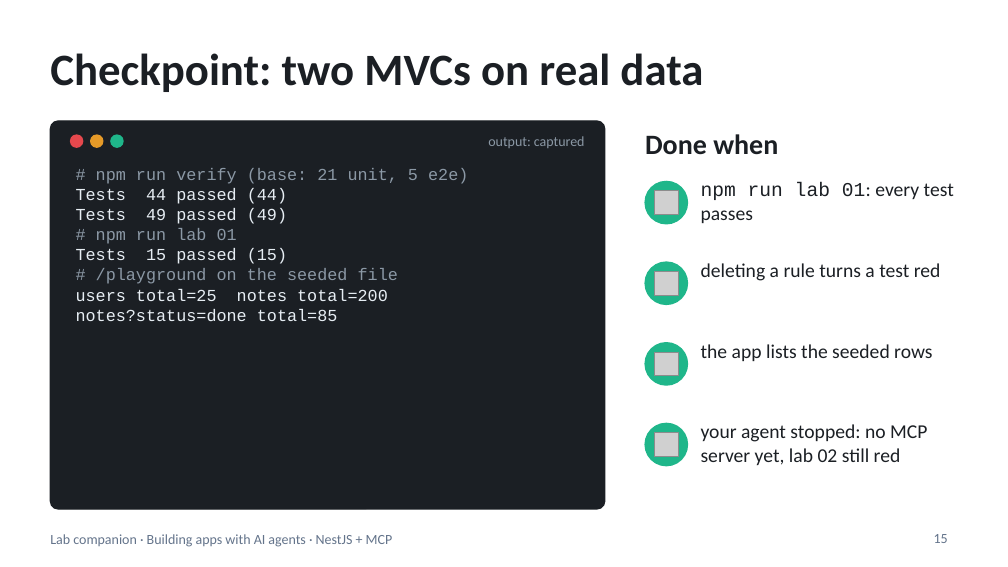
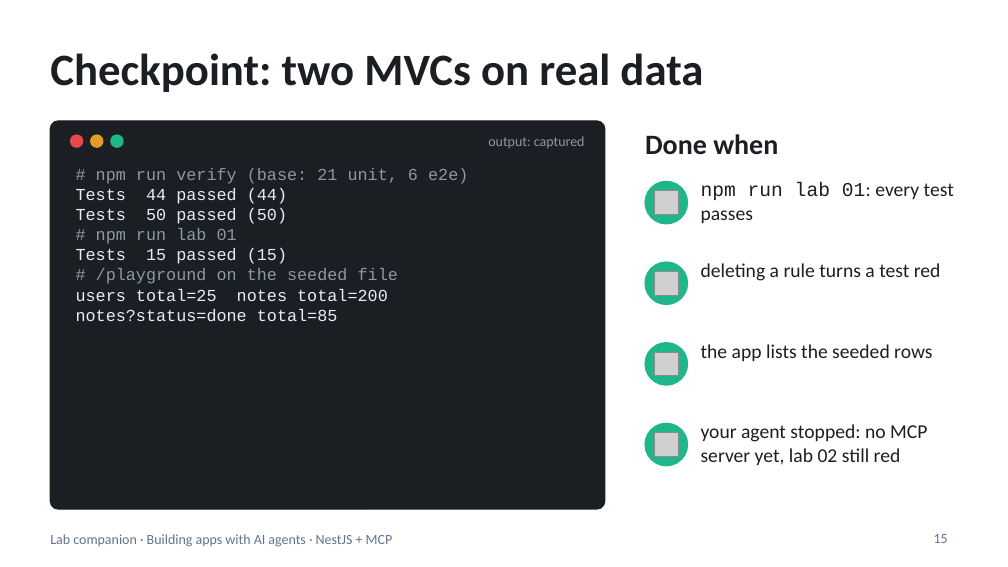
Before and after one commit to blazaga/ai-training-modules, a slide deck: slide 15 of docs/ai-agent-training/slides/lab-companion.pptx. Drawn at 1008x567 pixels with LibreOffice and Linux fonts; fonts in the diff are those of the drawing; grey boxes stand for pictures. Boxes give left, top, right and bottom in pixels: in the first picture for what was removed or moved away, otherwise in the second. Text is boxed around its words. In the diff, an @@ line names an element or a change of style, - is before the commit and + after.

```diff
--- a/docs/ai-agent-training/slides/lab-companion.pptx
+++ b/docs/ai-agent-training/slides/lab-companion.pptx
@@ text at (96, 168, 468, 184): text changed @@
-# npm run verify (base: 21 unit, 5 e2e)
+# npm run verify (base: 21 unit, 6 e2e)
@@ text at (76, 208, 287, 224): text changed @@
-Tests 49 passed (49)
+Tests 50 passed (50)
```
Also in this commit, not shown: 9 other slides changed, 28 other files.
